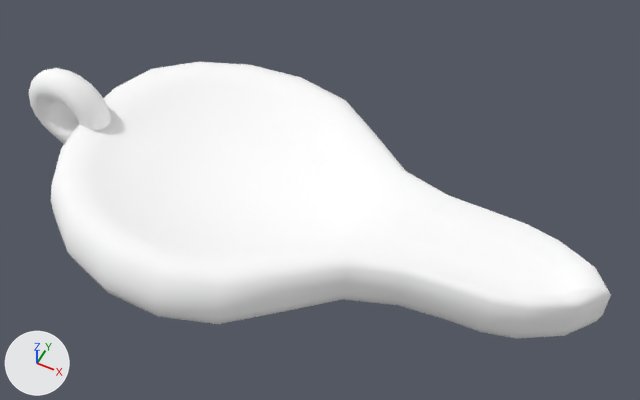
The OBJ model scenes/firmalampe.obj as it was, and as the next commit left it.
One viewpoint serves both versions: a 50 mm lens placed at (0.731, -1.668, 1.462), pointed at (0.146, -0.498, 0.0). Lighting does not change. The marker at lower left points along +X, +Y and +Z. Where no turn or scale is listed for an object, it has been applied to the vertices.

The first picture shows 'firmalampe'.
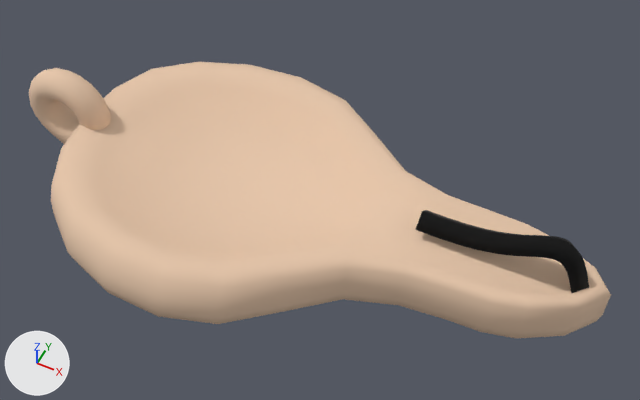
The newer file is also turned or shifted as a whole; pictures and numbers use the older file's frame.

Pixel boxes (x1, y1, x2, y2) of what changed, in the pictures (640 x 400 px):
part 1 of me_firmalampe, added (black): after (415, 210, 589, 293)
part 2 of me_firmalampe, recoloured (white to beige): (29, 62, 611, 338) in both

Patch to the scene script:
```diff
--- a/scenes/firmalampe.obj.py
+++ b/scenes/firmalampe.obj.py
@@ mat_lampmat @@
+mat_lampmat = principled_material('LampMat')
+mat_lampmat.base_color = (0.79, 0.565, 0.403)  # beige #e6c6aa
+mat_lampmat.roughness = 1.0
@@ mat_mechemat @@
+mat_mechemat = principled_material('MecheMat')
+mat_mechemat.base_color = (0.0, 0.0, 0.0)  # black #000000
+mat_mechemat.roughness = 1.0
@@ me_firmalampe @@
 # used by ob_firmalampe; location = (0.0, 0.0, 0.0)
-me_firmalampe.from_pydata(...)  # 655 vertices, 1281 faces; spans x -0.609..0.784, y -0.883..-0.141, z -0.118..0.142
+me_firmalampe.from_pydata(...)  # 724 vertices, 1413 faces; spans x -0.609..0.784, y -0.883..-0.141, z -0.118..0.142
+# me_firmalampe part 1: a new loose piece of 69 vertices spanning x 0.378..0.745, y -0.519..-0.459, z 0.004..0.132, in mat_mechemat (black #000000)
+# me_firmalampe part 2: 1281 faces spanning x -0.609..0.784, y -0.883..-0.141, z -0.118..0.142 switch from mat_default_texture (white #ffffff) to mat_lampmat (beige #e6c6aa)
+me_firmalampe.materials.append(mat_mechemat)  # black #000000
```
